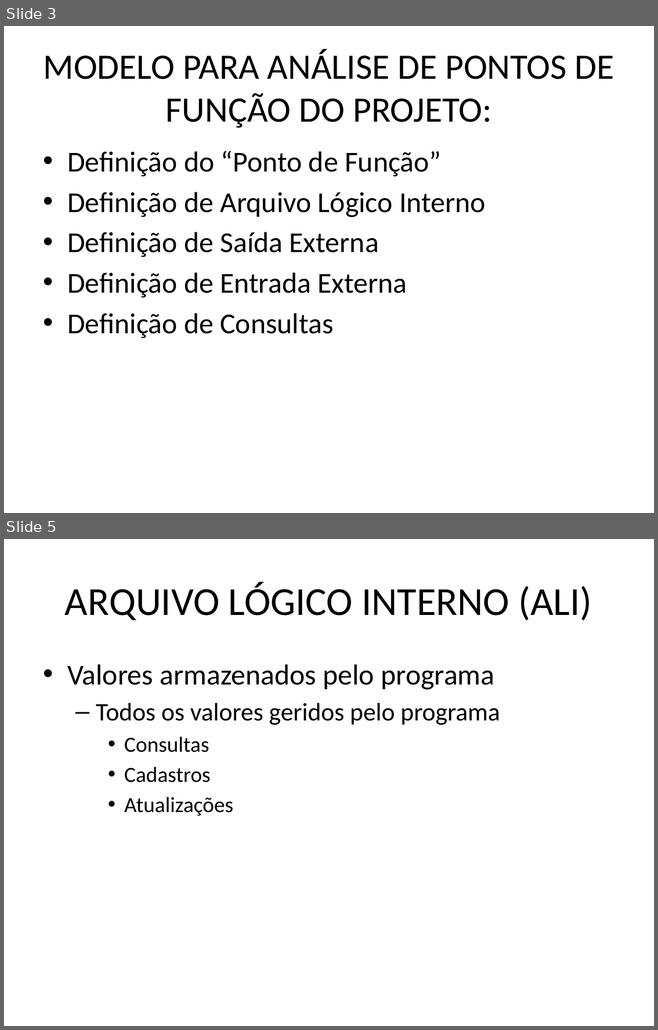
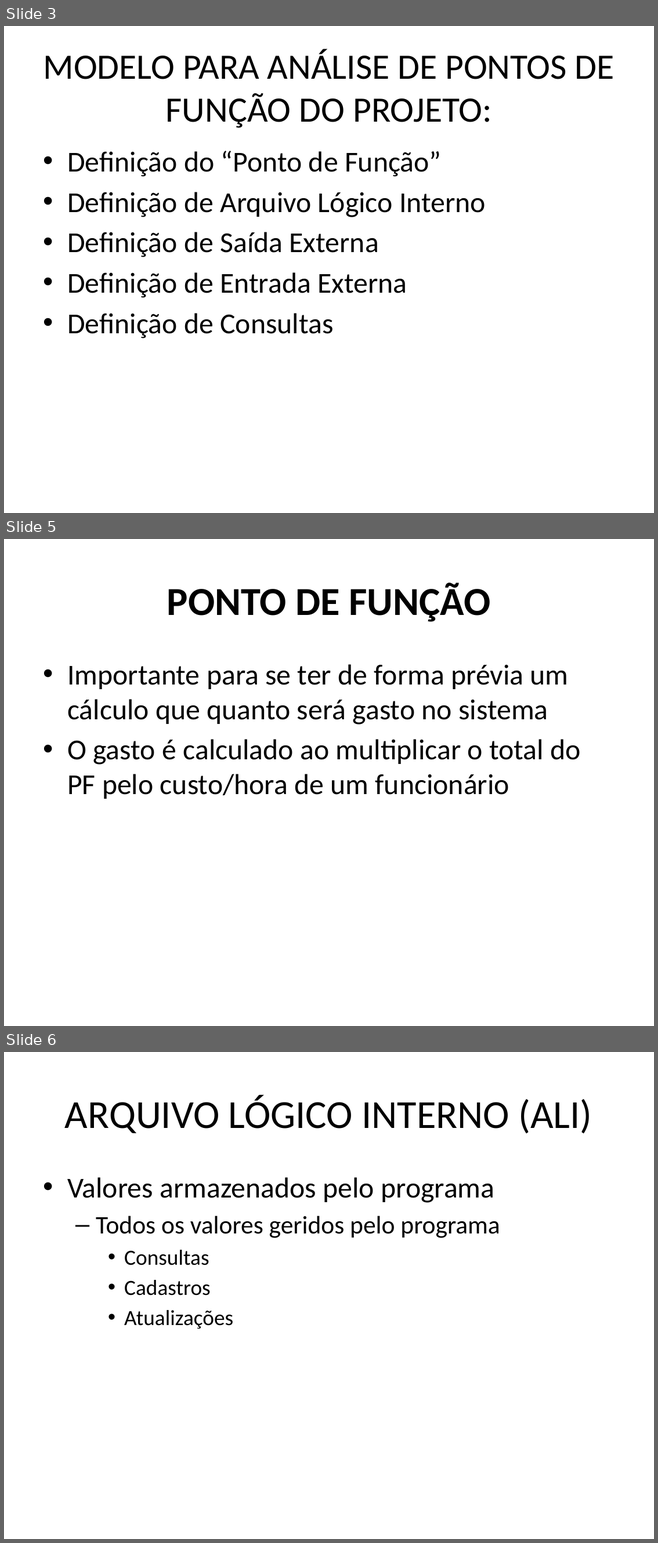
Before and after one commit to GilsonFonseca/TrabEngCompGrupo1, a slide deck: Trab Eng Software/4 parte/Apresentação Etapa 4 - Terceira parte - João Paulo Radd.pptx. Shown one above the other, each under a label of ours: slides 3 and 5 before the commit, slides 3, 5 and 6 after it; the slides between them are not shown. The pictures are 658x1030 and 658x1543 pixels, drawn with LibreOffice and Linux fonts; fonts in the diff are those of the drawing; background and template pictures are left out. Boxes give left, top, right and bottom in pixels: in the first picture for what was removed or moved away, otherwise in the second. Text is boxed around its words. In the diff, an @@ line names an element or a change of style, - is before the commit and + after.

```diff
--- a/Trab Eng Software/4 parte/Apresentação Etapa 4 - Terceira parte - João Paulo Radd.pptx
+++ b/Trab Eng Software/4 parte/Apresentação Etapa 4 - Terceira parte - João Paulo Radd.pptx
@@ slide 5 added at [4,539,654,1026], background picture (left out) @@
@@ title added at [167,583,490,622], 44 pt, text #000000, bold @@
+PONTO DE FUNÇÃO
@@ text added at [67,664,580,799], 32 pt, text #000000 @@
+• Importante para se ter de forma prévia um cálculo que quanto será gasto no sistema
+• O gasto é calculado ao multiplicar o total do PF pelo custo/hora de um funcionário
@@ what was slide 5 is now slide 6 @@
```
Also in this commit, not shown: 1 slide changed.
